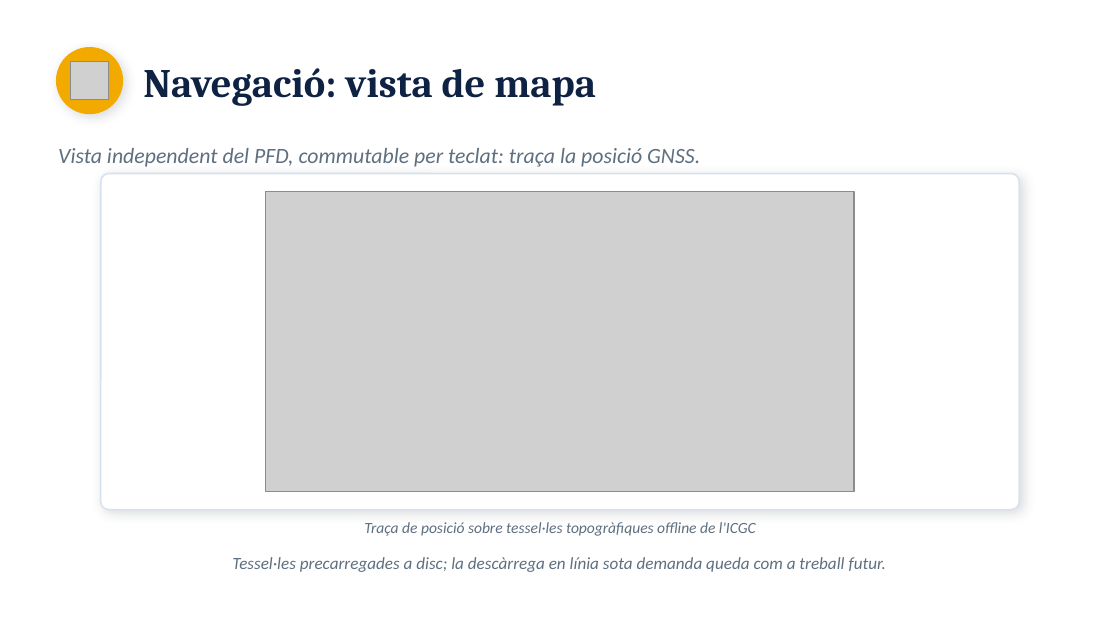
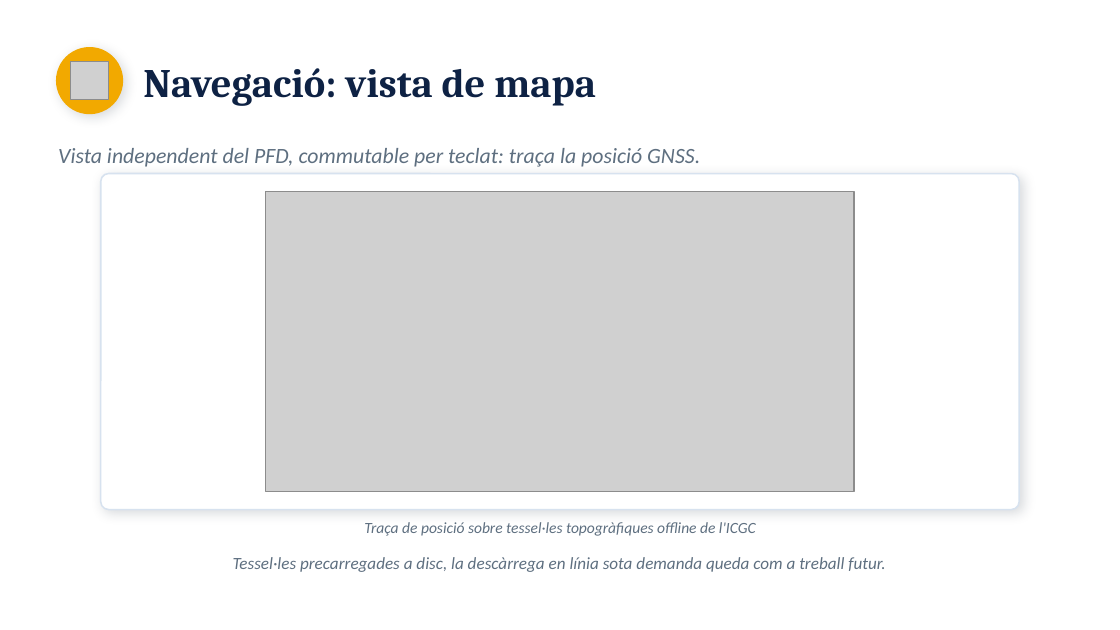
Before and after one commit to arnaumora/TFG-Plataforma-Instrumentacion-Avionica, a slide deck: slide 14 of Presentacio/Catalan/Defensa_TFG_Arnau.pptx. Drawn at 1120x630 pixels with LibreOffice and Linux fonts; fonts in the diff are those of the drawing; grey boxes stand for pictures. Boxes give left, top, right and bottom in pixels: in the first picture for what was removed or moved away, otherwise in the second. Text is boxed around its words. In the diff, an @@ line names an element or a change of style, - is before the commit and + after.

```diff
--- a/Presentacio/Catalan/Defensa_TFG_Arnau.pptx
+++ b/Presentacio/Catalan/Defensa_TFG_Arnau.pptx
@@ text at <box>233,557,885,572</box>: text changed @@
-Tessel·les precarregades a disc; la descàrrega en línia sota demanda queda com a treball futur.
+Tessel·les precarregades a disc, la descàrrega en línia sota demanda queda com a treball futur.
```
Also in this commit, not shown: 5 other slides changed, 1 other file.
